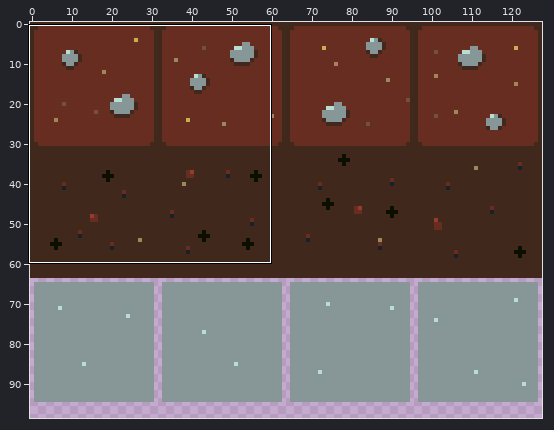
A pixel-art file gets an edit: aseprite/GroundTiles.aseprite. Above, an overview of the earlier version with the close-up marked.
Close-up. Earlier state:
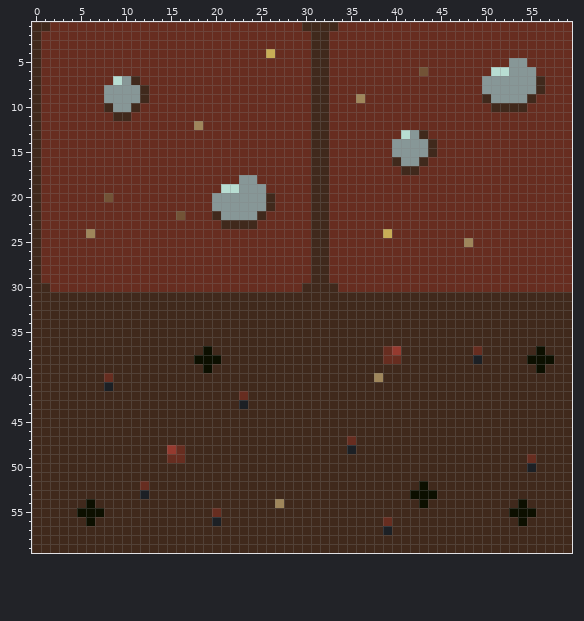
128x128 pixels, 1 frame. Shown: x 0..59, y 1..59. The wide view leaves out empty margins. The commit also changed other parts of the picture, which this record leaves out.
New version:
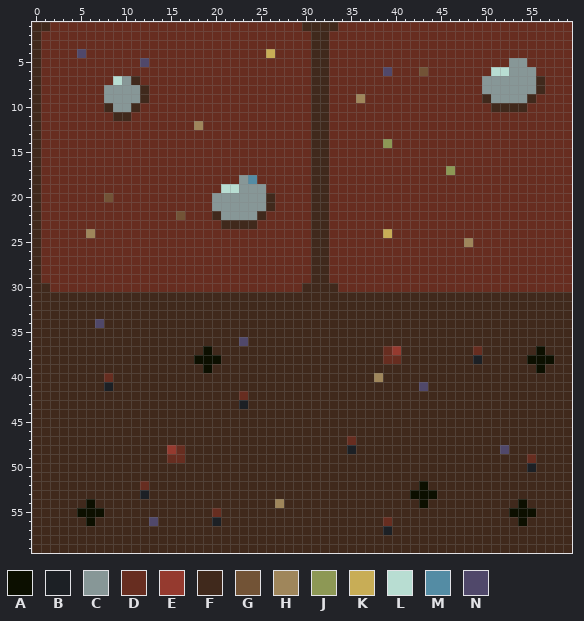
Palette (. is transparent): A #0c0f00  B #1c2025  C #879797  D #672d20  E #953a2f  F #40291c  G #725336  H #9f865b  J #8d9855  K #c8ad56  L #b8ddd2  M #548ca4  N #50486a
Difference:
--- layer "debris"
@@ x 3..41 @@
  3 DDDDDDDDDDDDDDDDDDDDDDDDDDDDFFDDDDDDDDD
- 4 DDDDDDDDDDDDDDDDDDDDDDDKDDDDFFDDDDDDDDD
- 5 DDDDDDDDDDDDDDDDDDDDDDDDDDDDFFDDDDDDDDD
- 6 DDDDDDDDDDDDDDDDDDDDDDDDDDDDFFDDDDDDDDD
+ 4 DDNDDDDDDDDDDDDDDDDDDDDKDDDDFFDDDDDDDDD
+ 5 DDDDDDDDDNDDDDDDDDDDDDDDDDDDFFDDDDDDDDD
+ 6 DDDDDDDDDDDDDDDDDDDDDDDDDDDDFFDDDDDDNDD
  7 DDDDDDLCFDDDDDDDDDDDDDDDDDDDFFDDDDDDDDD
@@ x 22..48 @@
 12 DDDDDDDDDFFDDDDDDDDDDDDDDDD
-13 DDDDDDDDDFFDDDDDDDDLCFDDDDD
-14 DDDDDDDDDFFDDDDDDDCCCCFDDDD
-15 DDDDDDDDDFFDDDDDDDCCCCFDDDD
-16 DDDDDDDDDFFDDDDDDDFCCFDDDDD
-17 DDDDDDDDDFFDDDDDDDDFFDDDDDD
-18 DCCDDDDDDFFDDDDDDDDDDDDDDDD
+13 DDDDDDDDDFFDDDDDDDDDDDDDDDD
+14 DDDDDDDDDFFDDDDDDJDDDDDDDDD
+15 DDDDDDDDDFFDDDDDDDDDDDDDDDD
+16 DDDDDDDDDFFDDDDDDDDDDDDDDDD
+17 DDDDDDDDDFFDDDDDDDDDDDDDJDD
+18 DCMDDDDDDFFDDDDDDDDDDDDDDDD
 19 LCCCDDDDDFFDDDDDDDDDDDDDDDD
@@ x 5..25 @@
 33 FFFFFFFFFFFFFFFFFFFFF
-34 FFFFFFFFFFFFFFFFFFFFF
+34 FFNFFFFFFFFFFFFFFFFFF
 35 FFFFFFFFFFFFFFFFFFFFF
-36 FFFFFFFFFFFFFFFFFFFFF
+36 FFFFFFFFFFFFFFFFFFNFF
 37 FFFFFFFFFFFFFFAFFFFFF
@@ x 41..45 @@
 40 FFFFF
-41 FFFFF
+41 FFNFF
 42 FFFFF
@@ x 50..54 @@
 47 FFFFF
-48 FFFFF
+48 FFNFF
 49 FFFFF
@@ x 11..15 @@
 55 FFFFF
-56 FFFFF
+56 FFNFF
 57 FFFFF
